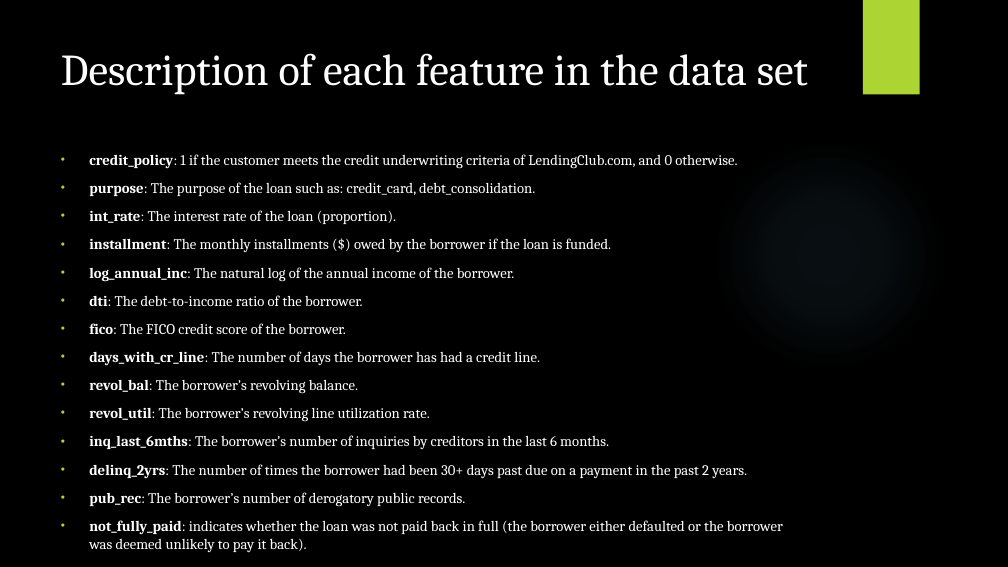
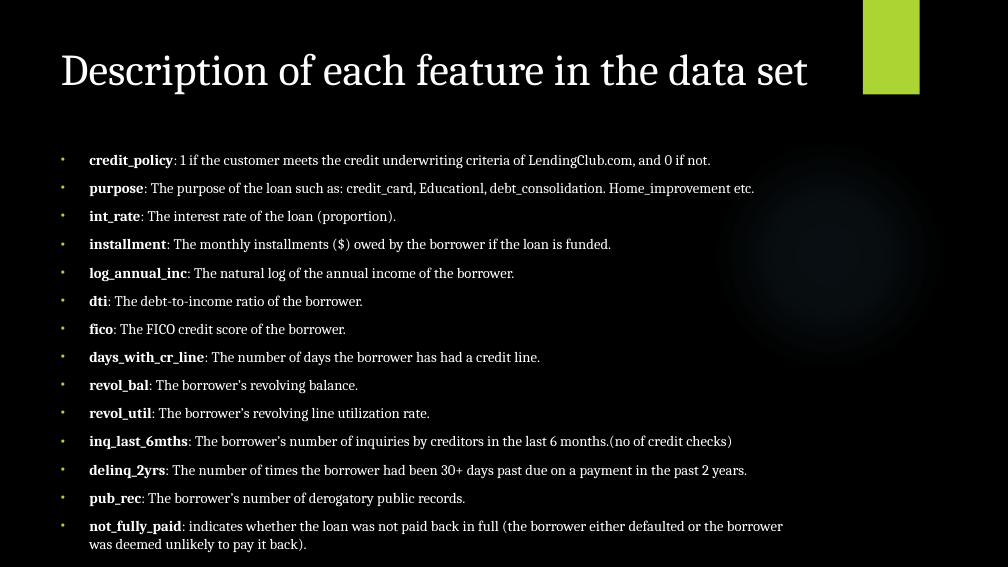
Before and after one commit to Minhtranaccount/Loan_Pay_Back_Ability, a slide deck: slide 7 of project 4 presentation.pptx (slide 6 before the commit). Drawn at 1008x567 pixels with LibreOffice and Linux fonts; fonts in the diff are those of the drawing; background and template pictures are left out. Boxes give left, top, right and bottom in pixels: in the first picture for what was removed or moved away, otherwise in the second. Text is boxed around its words. In the diff, an @@ line names an element or a change of style, - is before the commit and + after.

```diff
--- a/project 4 presentation.pptx
+++ b/project 4 presentation.pptx
@@ text at (89, 154, 754, 196): text changed @@
-• credit_policy: 1 if the customer meets the credit underwriting criteria of LendingClub.com, and 0 otherwise.
-• purpose: The purpose of the loan such as: credit_card, debt_consolidation.
+• credit_policy: 1 if the customer meets the credit underwriting criteria of LendingClub.com, and 0 if not.
+• purpose: The purpose of the loan such as: credit_card, Educationl, debt_consolidation. Home_improvement etc.
@@ text at (89, 435, 732, 449): text changed @@
-• inq_last_6mths: The borrower’s number of inquiries by creditors in the last 6 months.
+• inq_last_6mths: The borrower’s number of inquiries by creditors in the last 6 months.(no of credit checks)
```
Also in this commit, not shown: 4 other slides changed, 5 slides added, 2 slides removed.
